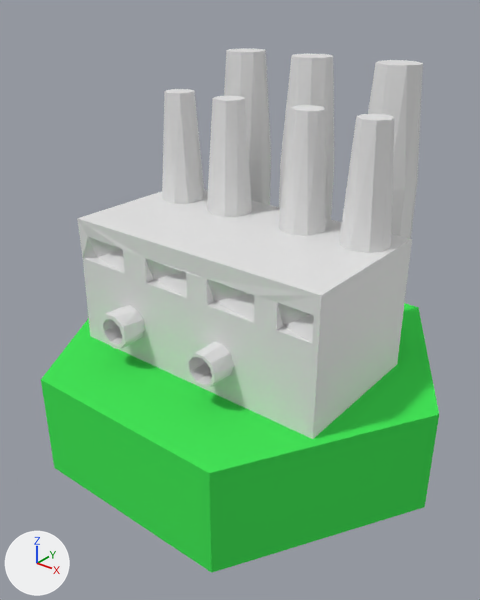
The Blender file Models/heavyindustrytile.blend, before and after one commit.
Both versions are drawn from a 50 mm lens placed at (12.43, -16.05, 12.08), pointed at (0.17, -0.73, 2.58). Lighting does not change. The marker at lower left points along +X, +Y and +Z.

The scene before the commit, as lines of its bpy script (objects in view):
```python
me_factorysbig = bpy.data.meshes.new('Factorysbig')
me_factorysbig.from_pydata(...)  # 279 vertices, 542 faces; spans x 0.68..3.33, y 0.0..2.8, z 0.31..2.73
me_oceanblock = bpy.data.meshes.new('Oceanblock')
me_oceanblock.from_pydata(...)  # 17 vertices, 20 faces; spans x -1.94..2.06, y -0.35..0.65, z -1.65..1.86
me_oceanblock.materials.append(mat_material_001)  # green #45e759
ob_factorysbig = bpy.data.objects.new('Factorysbig', me_factorysbig)
ob_factorysbig.location = (-6.88, 5.4, 0.0)
ob_factorysbig.rotation_euler = (4.712, 3.142, -3.142)  # degrees (270, 180, -180)
ob_factorysbig.scale = (3.5, 3.5, 3.5)
ob_oceanblock = bpy.data.objects.new('Oceanblock', me_oceanblock)
ob_oceanblock.location = (-0.2, 0.29, -1.53)
ob_oceanblock.rotation_euler = (1.571, 0.0, 6.304)  # degrees (90, 0, 1)
ob_oceanblock.scale = (3.5, 3.5, 3.5)
```
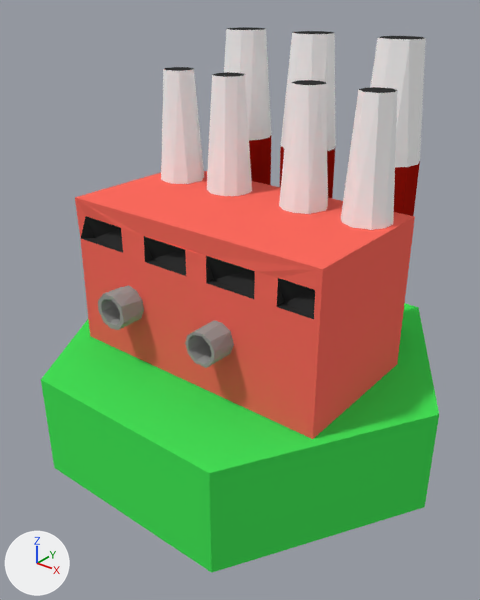
Where the change shows, as pixel boxes (x1, y1, x2, y2) in the pictures (480 x 600 px):
'Factorysbig', recoloured, moved (grey to red)
    before: (77, 48, 423, 439)
    after: (75, 27, 426, 439)
part 1 of me_factorysbig, recoloured (grey to red)
    both: (78, 218, 412, 439)
part 2 of me_factorysbig, recoloured
    before: (162, 50, 423, 253)
    after: (161, 29, 426, 230)
part 3 of me_factorysbig, recoloured (grey to red)
    before: (249, 155, 417, 239)
    after: (249, 136, 420, 216)
part 4 of me_factorysbig, recoloured
    before: (186, 342, 234, 389)
    after: (185, 320, 234, 368)
part 5 of me_factorysbig, recoloured
    before: (100, 305, 145, 349)
    after: (98, 285, 144, 330)
part 6 of me_factorysbig, recoloured
    before: (165, 48, 422, 121)
    after: (165, 27, 424, 93)
part 7 of me_factorysbig, recoloured
    before: (83, 237, 314, 344)
    after: (81, 216, 315, 319)

Edits to the bpy script that builds the scene:
```text
Add mat_material_004:
    mat_material_004 = diffuse_material('Material.004')
    mat_material_004.base_color = (1.0, 1.0, 1.0)  # white #ffffff
Add mat_material_003:
    mat_material_003 = diffuse_material('Material.003')
    mat_material_003.base_color = (1.0, 0.149, 0.113)  # red #ff6c5e
Add mat_material_005:
    mat_material_005 = diffuse_material('Material.005')
    mat_material_005.base_color = (0.363, 0.00854, 0.00388)  # red #a2170d
Add mat_material_007:
    mat_material_007 = diffuse_material('Material.007')
    mat_material_007.base_color = (0.0331, 0.0331, 0.0331)  # black #333333
Add mat_material_006:
    mat_material_006 = diffuse_material('Material.006')
    mat_material_006.base_color = (0.334, 0.331, 0.321)  # grey #9c9c9a
Change me_factorysbig:
    where me_factorysbig.from_pydata(...)  # 279 vertices, 542 faces; spans x 0.68..3.33, y 0.0..2.8, z 0.31..2.73
    used by ob_factorysbig; location = (-6.88, 5.4, 0.0); rotation_euler = (4.712, 3.142, -3.142), in degrees (270, 180, -180); scale = (3.5, 3.5, 3.5)
    me_factorysbig part 1: 108 of the faces centred in x 0.68..3.33, y 0.0..1.45, z 1.06..2.49 switch from no material to mat_material_003 (red #ff6c5f)
    me_factorysbig part 2: all 141 faces centred in x 0.83..3.26, y 1.8..2.45, z 0.35..1.6 switch from no material to mat_material_004 (white #ffffff)
    me_factorysbig part 3: all 99 faces centred in x 0.9..3.09, y 0.0..1.18, z 0.32..0.87 switch from no material to mat_material_005 (red #a2170d)
    me_factorysbig part 4: all 63 faces centred in x 2.24..2.54, y 0.44..0.73, z 2.26..2.73 switch from no material to mat_material_006 (grey #9c9c99)
    me_factorysbig part 5: all 59 faces centred in x 1.17..1.5, y 0.42..0.75, z 2.26..2.73 switch from no material to mat_material_006 (grey #9c9c99)
    me_factorysbig part 6: all 48 faces centred in x 0.88..3.13, y 2.49..2.8, z 0.48..1.53 switch from no material to mat_material_007 (black #333333)
    me_factorysbig part 7: all 24 faces centred in x 0.76..3.28, y 1.04..1.29, z 2.42..2.46 switch from no material to mat_material_007 (black #333333)
Change ob_factorysbig:
    ob_factorysbig.location: (-6.88, 5.4, 0.0) -> (-6.88, 5.4, 0.7)
```
